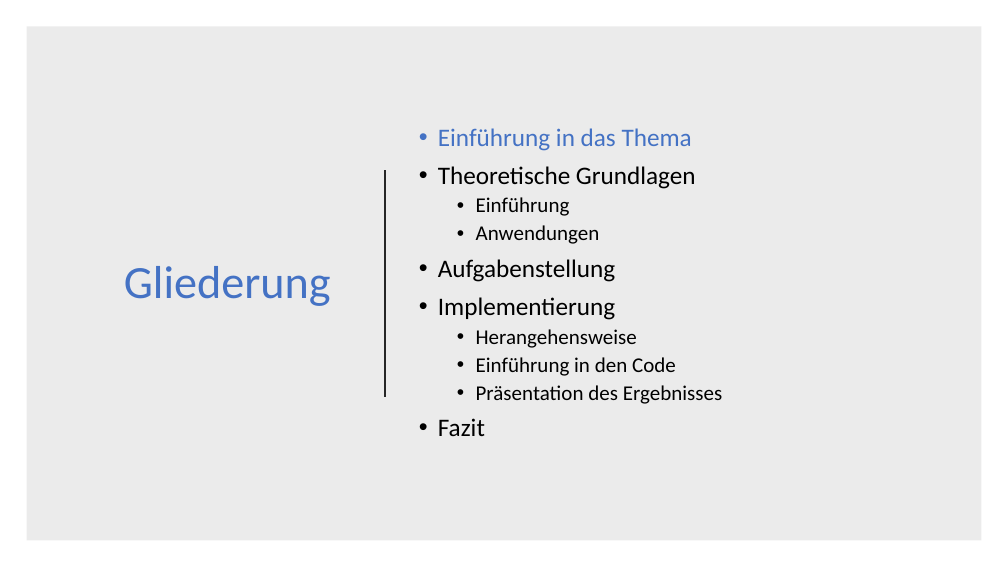
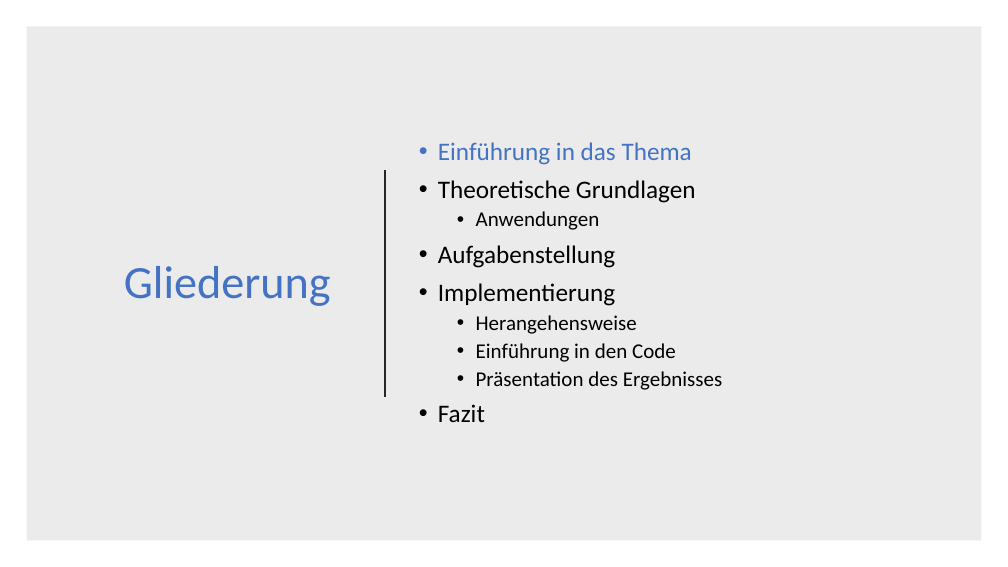
Before and after one commit to DerAlexx/Angewandte-Mathematik, a slide deck: slide 3 of Praktikum_6/Abgabe 6.pptx. Drawn at 1008x567 pixels with LibreOffice and Linux fonts; fonts in the diff are those of the drawing. Boxes give left, top, right and bottom in pixels: in the first picture for what was removed or moved away, otherwise in the second. Text is boxed around its words. In the diff, an @@ line names an element or a change of style, - is before the commit and + after.

```diff
--- a/Praktikum_6/Abgabe 6.pptx
+++ b/Praktikum_6/Abgabe 6.pptx
@@ text at <box>476,197,570,216</box>: paragraph removed @@
-  • Einführung
```
Also in this commit, not shown: 2 other slides changed, 2 slides added, 1 slide removed.
